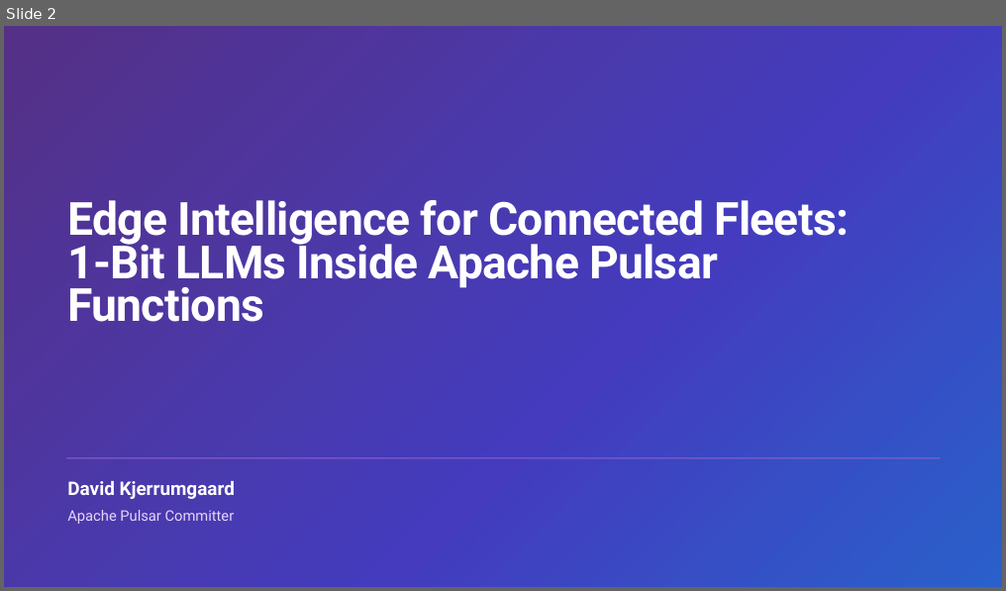
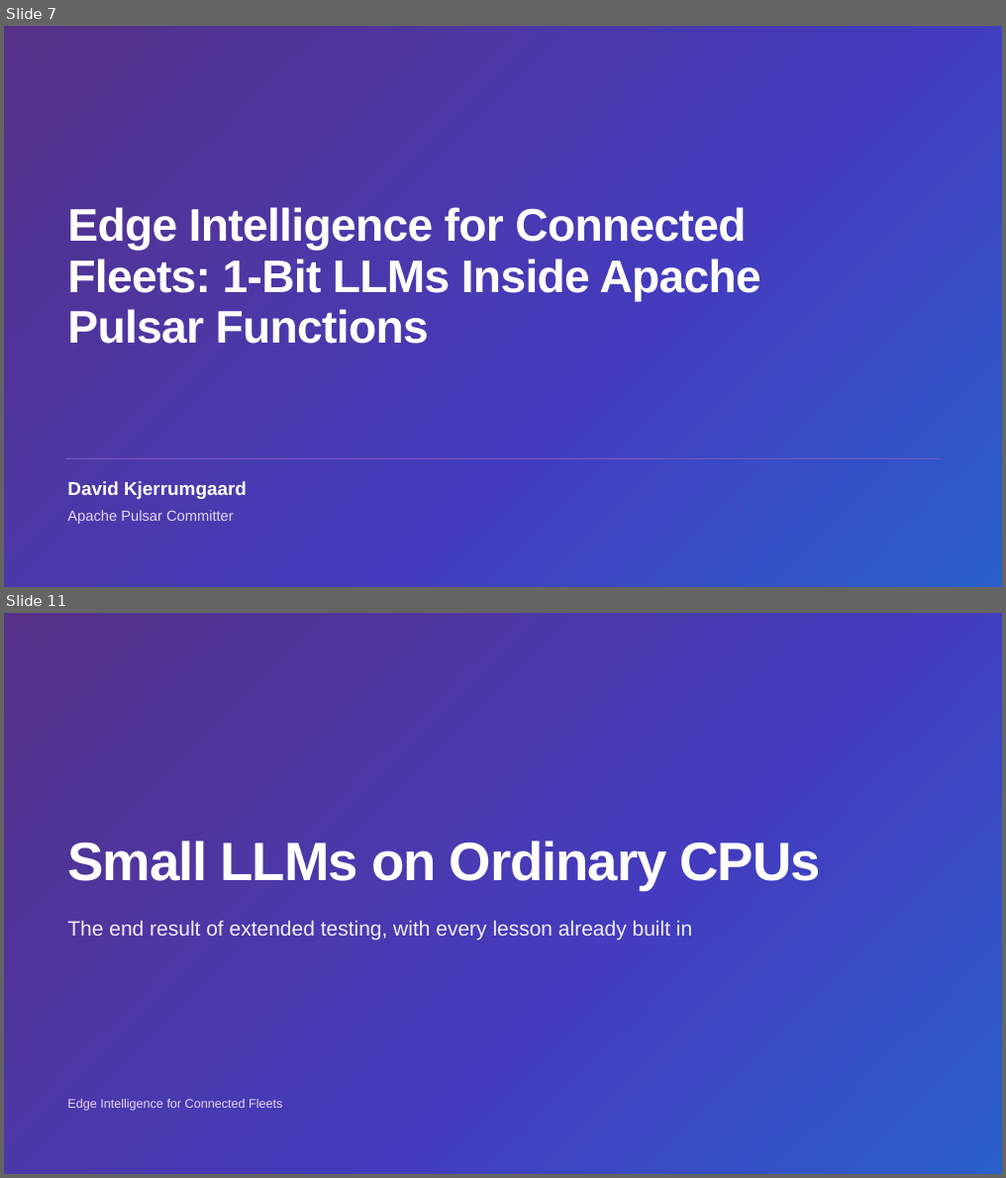
Before and after one commit to david-streamlio/fleet-trilogy, a slide deck: talks/talk1-edge-intelligence/slides/Edge-Intelligence-for-Connected-Fleets.pptx. Shown one above the other, each under a label of ours: slide 2 before the commit, slides 7 and 11 after it; the slides between them are not shown. The pictures are 1006x591 and 1006x1178 pixels, drawn with LibreOffice and Linux fonts; fonts in the diff are those of the drawing. Boxes give left, top, right and bottom in pixels: in the first picture for what was removed or moved away, otherwise in the second. Text is boxed around its words. In the diff, an @@ line names an element or a change of style, - is before the commit and + after.

```diff
--- a/talks/talk1-edge-intelligence/slides/Edge-Intelligence-for-Connected-Fleets.pptx
+++ b/talks/talk1-edge-intelligence/slides/Edge-Intelligence-for-Connected-Fleets.pptx
@@ slide 11 added at (4,613,1002,1174), background #FFFFFF @@
@@ rectangle added at (4,613,1002,1174), fill gradient #451481 to #2E23CC to #0A54DD @@
@@ rectangle added at (4,613,1002,1174), fill #FFFFFF at 5% opacity @@
@@ rectangle added at (4,613,1002,1174), fill #FFFFFF at 7% opacity @@
@@ rectangle added at (4,613,1002,1174), fill #000028 at 12% opacity @@
@@ rectangle added at (4,613,1002,1174), fill #FFFFFF at 4% opacity @@
@@ text added at (67,841,821,890), 78 pt, text #FFFFFF, bold @@
+Small LLMs on Ordinary CPUs
@@ text added at (67,921,692,940), 30 pt, text #F2ECFC @@
+The end result of extended testing, with every lesson already built in
@@ text added at (67,1099,282,1111), 18 pt, text #E6D6F9 @@
+Edge Intelligence for Connected Fleets
@@ what was slide 2 is now slide 7 @@
@@ slide 7 changed as well @@
@@ text "Edge Intelligence for Connected Fleets: ..." at (67,207,761,344): font Roboto to Arial; line spacing 0.79 to 0.94 @@
@@ text "David Kjerrumgaard" at (67,481,247,499): font Roboto to Arial @@
@@ text "Apache Pulsar Committer" at (67,510,234,524): font Roboto to Arial @@
```
Also in this commit, not shown: 18 other slides changed, 9 other slides added, 7 slides removed, 1 other file.
